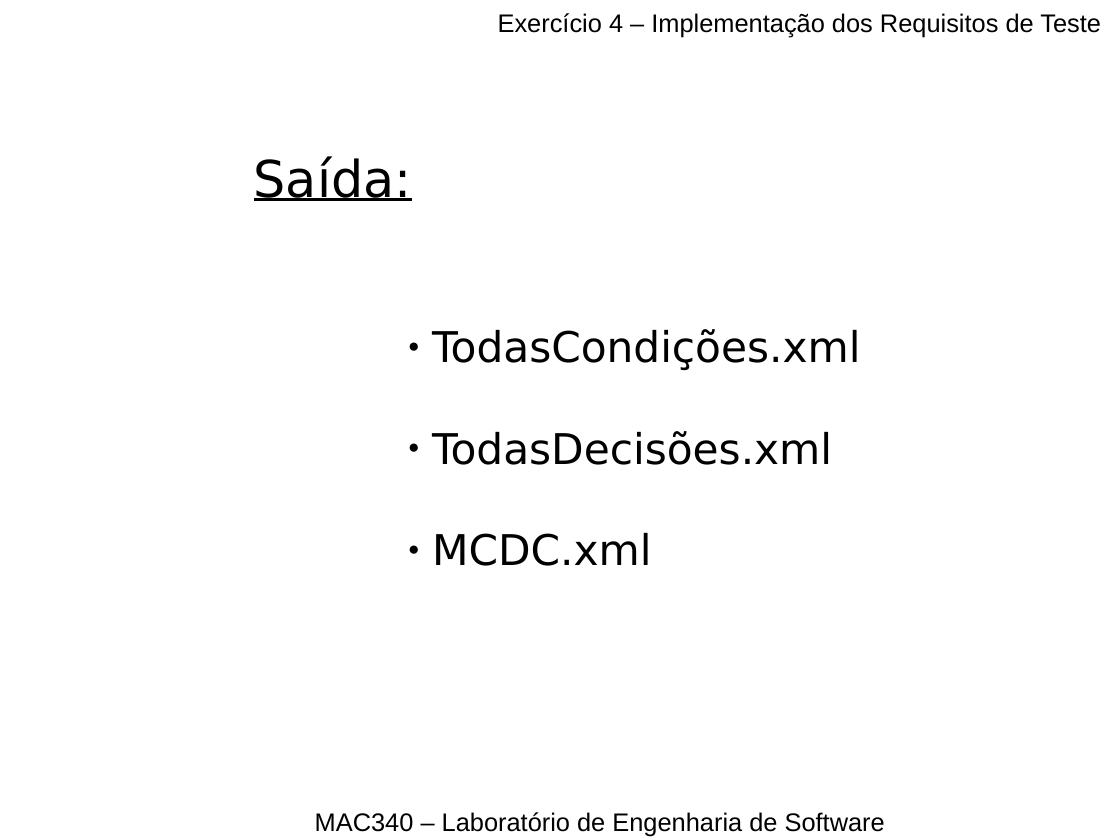
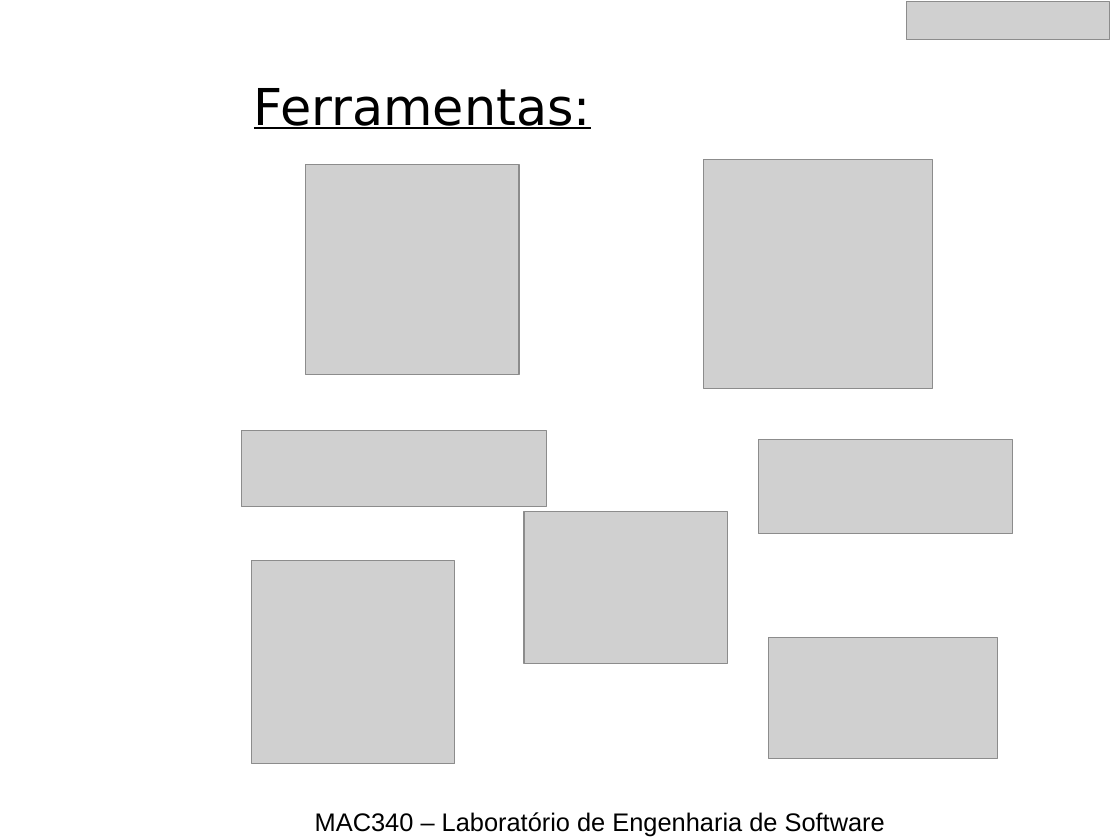
Before and after one commit to murch2/TCC, a slide deck: slide 4 of apresentacao/slides.odp. Drawn at 1120x840 pixels with LibreOffice and Linux fonts; fonts in the diff are those of the drawing; grey boxes stand for pictures; background and template pictures are left out. Boxes give left, top, right and bottom in pixels: in the first picture for what was removed or moved away, otherwise in the second. Text is boxed around its words. In the diff, an @@ line names an element or a change of style, - is before the commit and + after.

```diff
--- a/apresentacao/slides.odp
+++ b/apresentacao/slides.odp
@@ text removed at (498,13,1101,38) @@
-Exercício 4 – Implementação dos Requisitos de Teste
@@ picture added at (907,2,1110,40) @@
@@ text added at (254,88,591,129), 36 pt, text #000000, underline @@
+Ferramentas:
@@ text removed at (254,156,412,201) @@
-Saída:
@@ picture added at (306,165,519,375) @@
@@ picture added at (704,160,933,388) @@
@@ text removed at (432,329,860,370) @@
-● TodasCondições.xml
@@ picture added at (242,431,547,507) @@
@@ text removed at (432,431,832,465) @@
-● TodasDecisões.xml
@@ picture added at (758,439,1012,534) @@
@@ text removed at (432,533,652,566) @@
-● MCDC.xml
@@ picture added at (524,511,728,664) @@
@@ picture added at (252,561,455,764) @@
@@ picture added at (769,637,998,758) @@
```
Also in this commit, not shown: 3 other slides changed, 1 other file.
